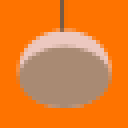
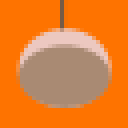
Comparing the layer stacks of the two 128×128 images. Changes:
painted on "Form 4" over [60,28,68,32]
painted on "Form 3" over [16,44,112,108]
painted on "Form 2" over [16,28,112,108]
